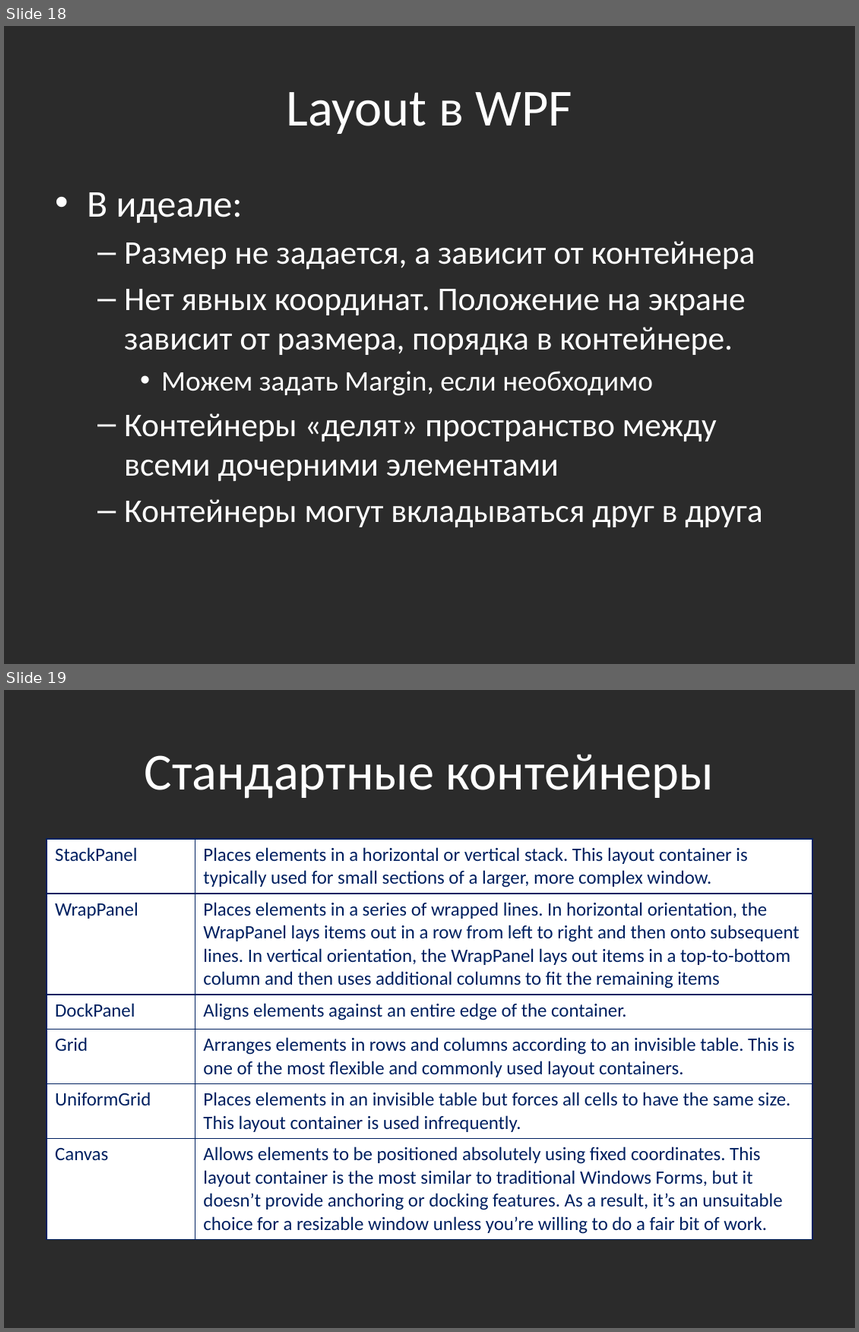
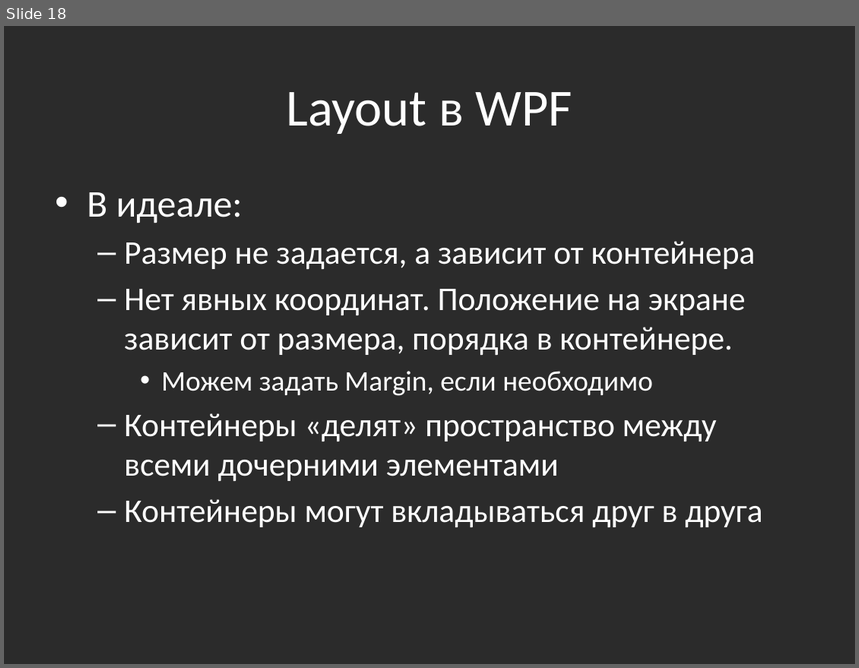
Before and after one commit to bazile/Training, a slide deck: Presentation/lesson-12-wpf.pptx. Shown one above the other, each under a label of ours: slides 18 and 19 before the commit, slide 18 after it. The pictures are 859x1332 and 859x668 pixels, drawn with LibreOffice and Linux fonts; fonts in the diff are those of the drawing; background and template pictures are left out; a plain dark background stands for a picture behind light text. Boxes give left, top, right and bottom in pixels: in the first picture for what was removed or moved away, otherwise in the second. Text is boxed around its words. In the diff, an @@ line names an element or a change of style, - is before the commit and + after.

Commit message:
WPF presentation: margin and layout containers

```diff
--- a/Presentation/lesson-12-wpf.pptx
+++ b/Presentation/lesson-12-wpf.pptx
@@ slide 19 removed at (x1=4, y1=690, x2=855, y2=1328), background picture (left out) @@
@@ title removed at (x1=145, y1=754, x2=714, y2=799) @@
-Стандартные контейнеры
@@ table removed at (x1=47, y1=839, x2=813, y2=1237), 6 rows, 2 columns @@
-StackPanel | Places elements in a horizontal or vertical stack. This layout container is typically used for small sections of a larger, more complex window.
-WrapPanel | Places elements in a series of wrapped lines. In horizontal orientation, the WrapPanel lays items out in a row from left to right and then onto subsequent lines. In vertical orientation, the WrapPanel lays out items in a top-to-bottom column and then uses additional columns to fit the remaining items
-DockPanel | Aligns elements against an entire edge of the container.
-Grid | Arranges elements in rows and columns according to an invisible table. This is one of the most flexible and commonly used layout containers.
-UniformGrid | Places elements in an invisible table but forces all cells to have the same size. This layout container is used infrequently.
-Canvas | Allows elements to be positioned absolutely using fixed coordinates. This layout container is the most similar to traditional Windows Forms, but it doesn’t provide anchoring or docking features. As a result, it’s an unsuitable choice for a resizable window unless you’re willing to do a fair bit of work.
```
Also in this commit, not shown: 2 slides added.
